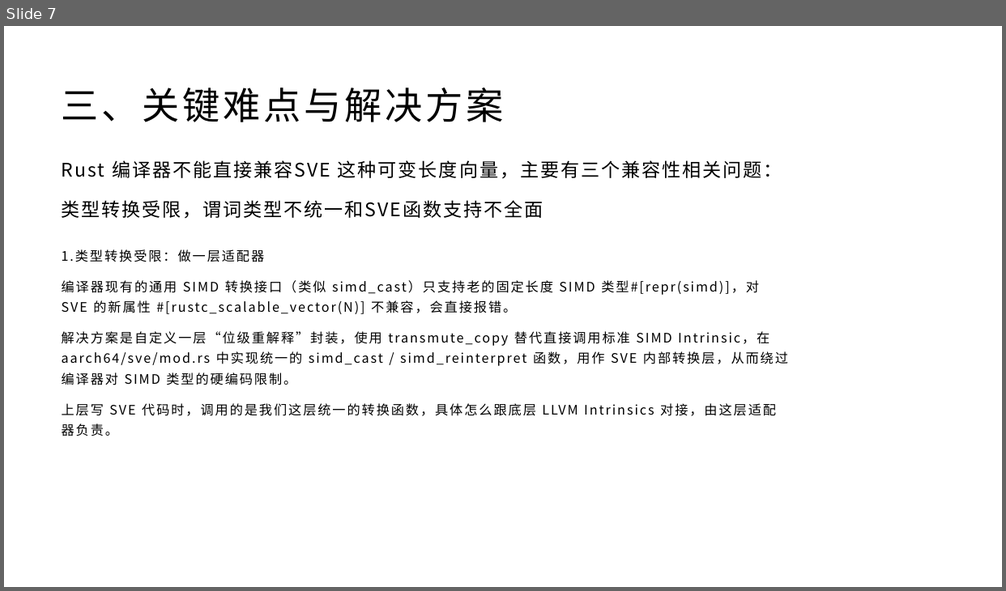
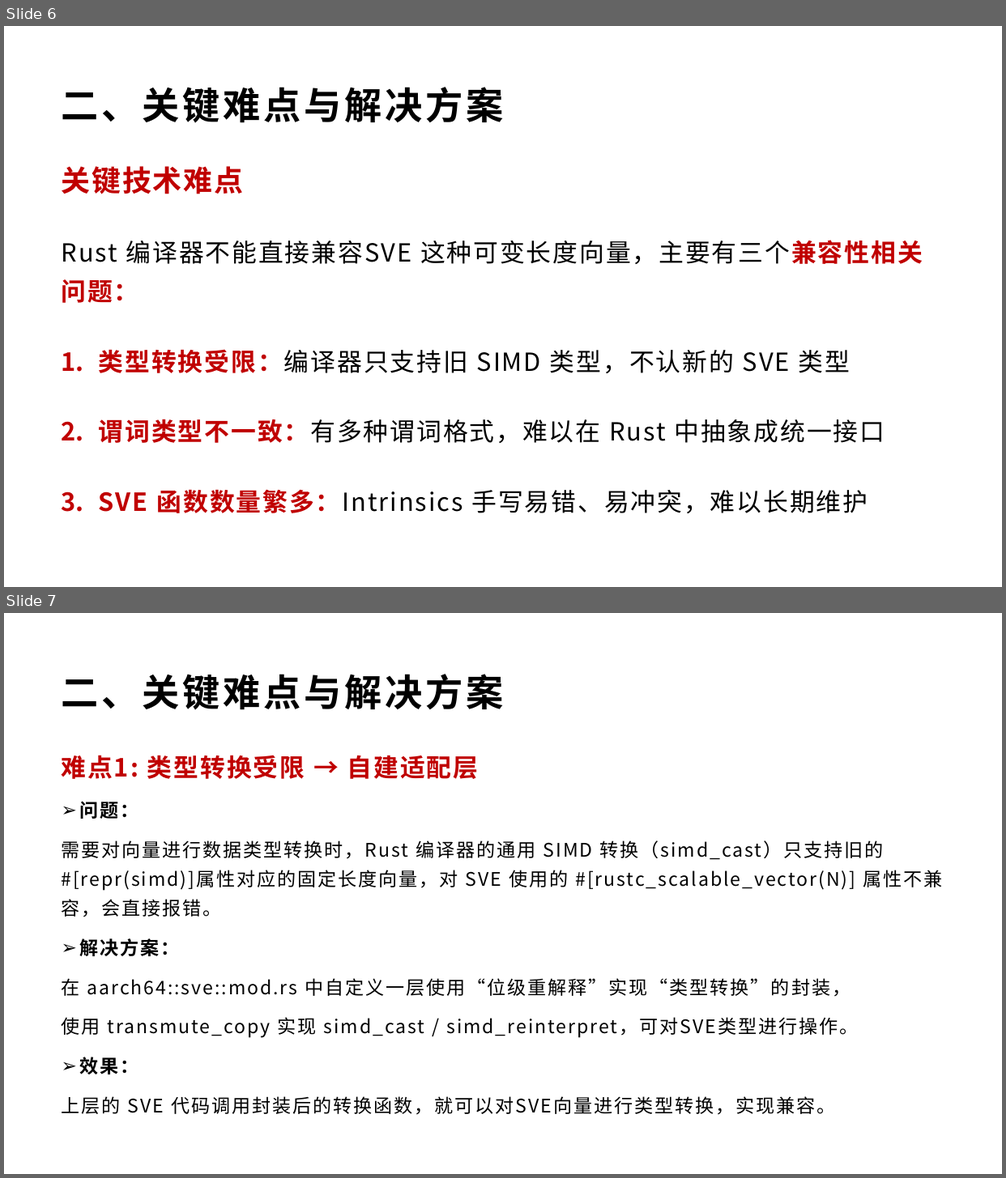
Before and after one commit to GWTINYC/rust, a slide deck: Rust Report.pptx. Shown one above the other, each under a label of ours: slide 7 before the commit, slides 6 and 7 after it. The pictures are 1006x591 and 1006x1178 pixels, drawn with LibreOffice and Linux fonts; fonts in the diff are those of the drawing. Boxes give left, top, right and bottom in pixels: in the first picture for what was removed or moved away, otherwise in the second. Text is boxed around its words. In the diff, an @@ line names an element or a change of style, - is before the commit and + after.

```diff
--- a/Rust Report.pptx
+++ b/Rust Report.pptx
@@ slide 7 added at <box>4,613,1002,1174</box>, background #FFFFFF @@
@@ title added at <box>62,674,504,710</box>, 36 pt, text #000000, bold @@
+二、关键难点与解决方案
@@ text added at <box>62,755,943,1115</box>, 18 pt, text #000000 @@
+难点1: 类型转换受限 → 自建适配层
+➢ 问题：
+需要对向量进行数据类型转换时，Rust 编译器的通用 SIMD 转换（simd_cast）只支持旧的 #[repr(simd)]属性对应的固定长度向量，对 SVE 使用的 #[rustc_scalable_vector(N)] 属性不兼容，会直接报错。
+➢ 解决方案：
+在 aarch64::sve::mod.rs 中自定义一层使用“位级重解释”实现“类型转换”的封装，
+使用 transmute_copy 实现 simd_cast / simd_reinterpret，可对SVE类型进行操作。
+➢ 效果：
+上层的 SVE 代码调用封装后的转换函数，就可以对SVE向量进行类型转换，实现兼容。
@@ what was slide 7 is now slide 6 @@
@@ slide 6 changed as well @@
@@ title at <box>62,87,504,123</box>: text changed; bold on @@
-三、关键难点与解决方案
+二、关键难点与解决方案
@@ text at <box>62,166,244,194</box>: paragraph added @@
+关键技术难点
@@ text at <box>62,240,923,303</box>: size 18 to 24 pt in "Rust 编译器不能直接兼容SVE 这种可变长度向量，主要有三个兼容性相关问题："; text colour #000000 to #C00000, bold on in "这种可变长度向量，主要有三个兼容性相关问题："; more space between paragraphs @@
@@ text removed at <box>62,250,788,437</box> @@
-1.类型转换受限：做一层适配器
-编译器现有的通用 SIMD 转换接口（类似 simd_cast）只支持老的固定长度 SIMD 类型#[repr(simd)]，对 SVE 的新属性 #[rustc_scalable_vector(N)] 不兼容，会直接报错。
-解决方案是自定义一层“位级重解释”封装，使用 transmute_copy 替代直接调用标准 SIMD Intrinsic，在 aarch64/sve/mod.rs 中实现统一的 simd_cast / simd_reinterpret 函数，用作 SVE 内部转换层，从而绕过编译器对 SIMD 类型的硬编码限制。
-上层写 SVE 代码时，调用的是我们这层统一的转换函数，具体怎么跟底层 LLVM Intrinsics 对接，由这层适配器负责。
@@ text at <box>99,349,885,514</box>: text changed; size 18 to 24 pt @@
-类型转换受限，谓词类型不统一和SVE函数支持不全面
+1. 类型转换受限：编译器只支持旧 SIMD 类型，不认新的 SVE 类型
+2. 谓词类型不一致：有多种谓词格式，难以在 Rust 中抽象成统一接口
+3. SVE 函数数量繁多：Intrinsics 手写易错、易冲突，难以长期维护
```
Also in this commit, not shown: 7 other slides changed, 2 other slides added, 2 slides removed.
